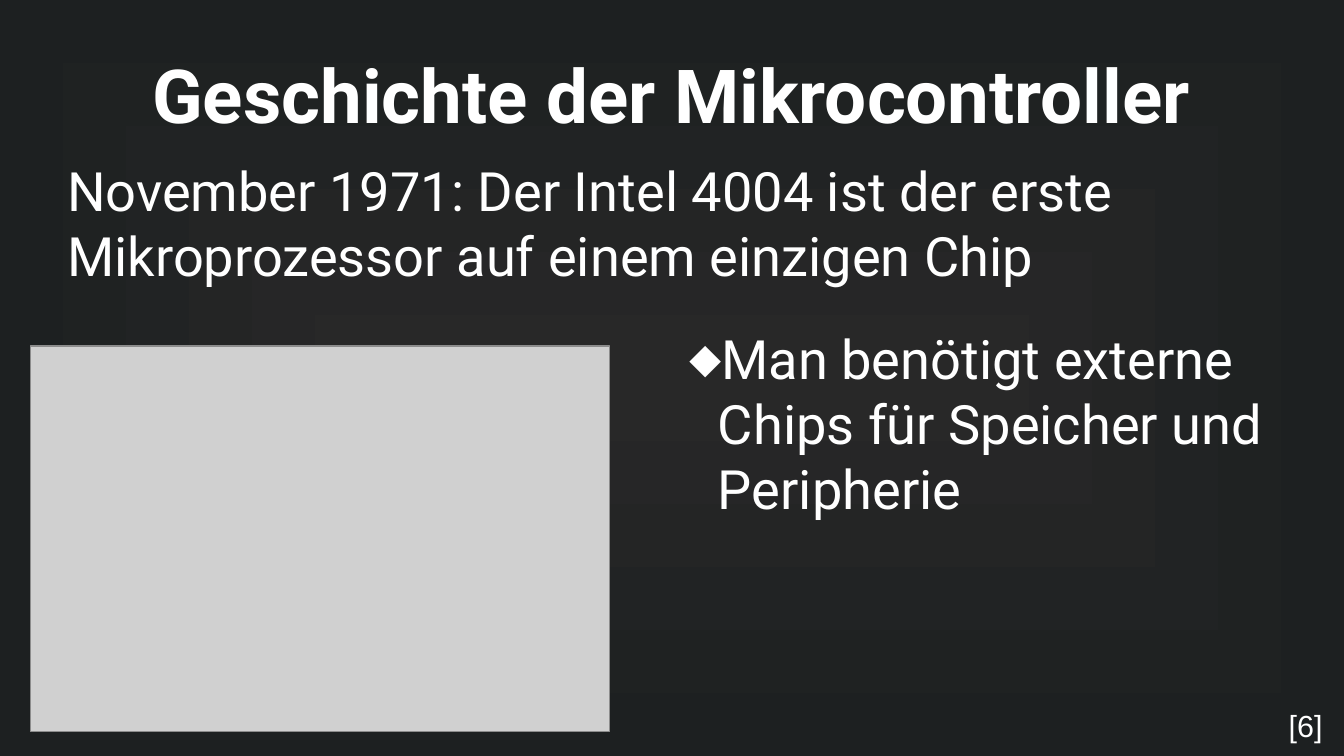
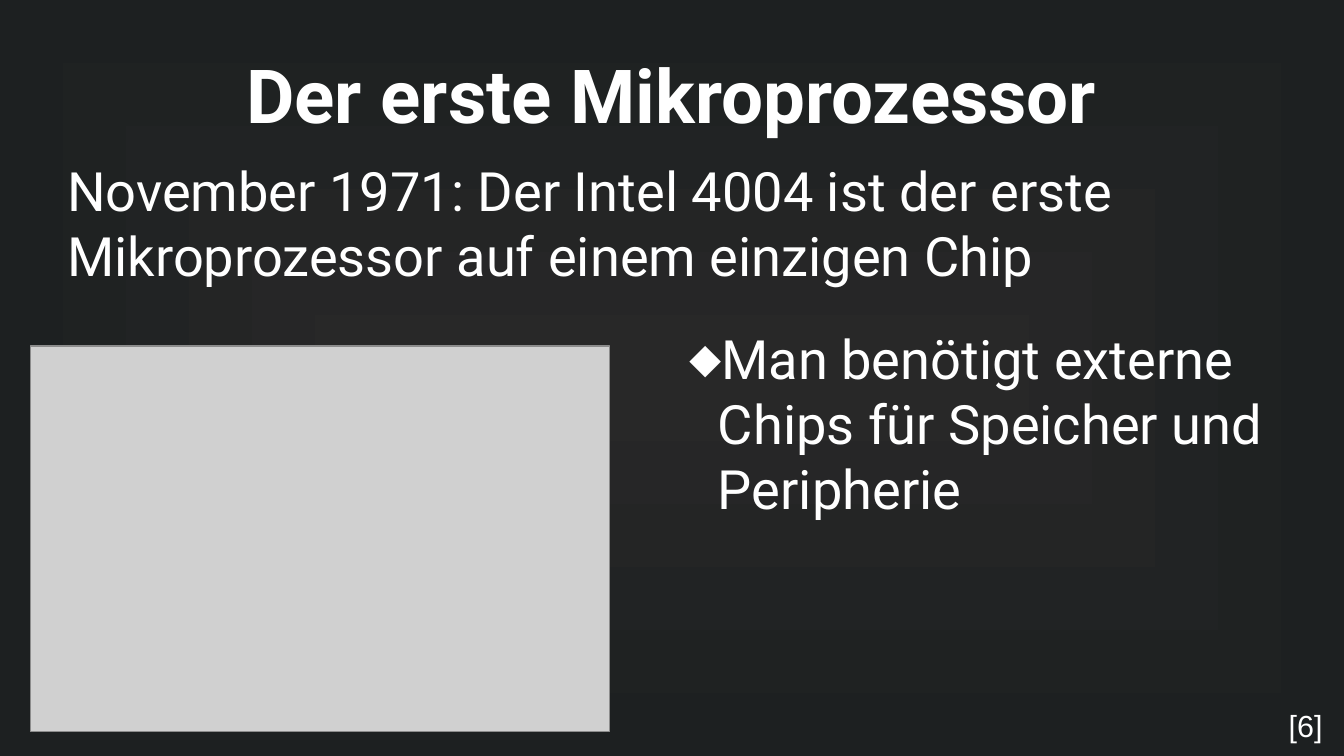
Before and after one commit to MuffinKran24/IMP_GFS, a slide deck: slide 7 of Mikrocontroller_GFS.odp (slide 6 before the commit). Drawn at 1344x756 pixels with LibreOffice and Linux fonts; fonts in the diff are those of the drawing; grey boxes stand for pictures. Boxes give left, top, right and bottom in pixels: in the first picture for what was removed or moved away, otherwise in the second. Text is boxed around its words. In the diff, an @@ line names an element or a change of style, - is before the commit and + after.

```diff
--- a/Mikrocontroller_GFS.odp
+++ b/Mikrocontroller_GFS.odp
@@ title at bbox=[246, 67, 1096, 138]: text changed @@
-Geschichte der Mikrocontroller
+Der erste Mikroprozessor
```
Also in this commit, not shown: 3 other slides changed, 3 slides added, 2 slides removed, 3 other files.
